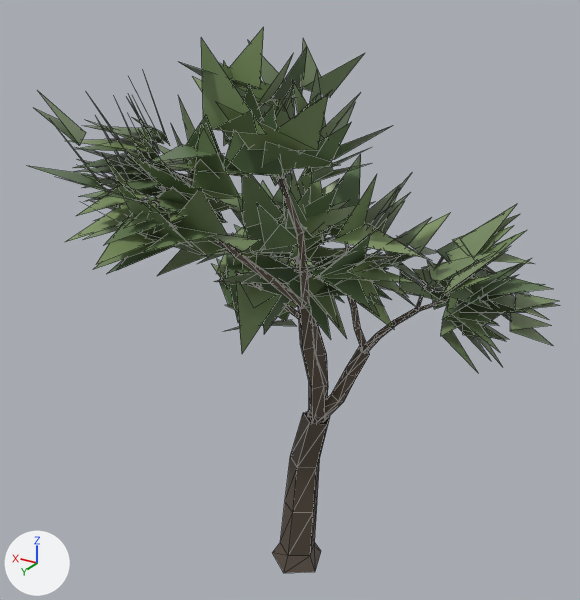
The glTF model godot/assets/models/tree_round_b.glb: old version first, new version second.
The view is the same before and after, from a 50 mm camera at (-3.51, 6.01, 6.04) aimed at (0.05, 0.07, 3.07). Every picture has the same lights, and +X, +Y and +Z are marked at lower left. The picture after the commit comes second. Mesh edges are drawn as thin lines. Vertices at exactly the same position are counted once.

Names of what the first picture shows: 'tree_round_b'.
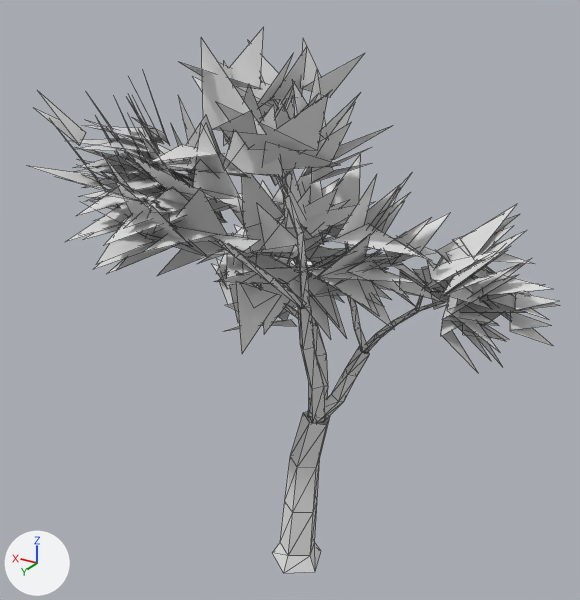
Boxes [x1, y1, x2, y2] around the edits, measured in the pictures (580 x 600 px):
part 1 of me_tree_round_b, recoloured
    both: [29, 47, 554, 573]
part 2 of me_tree_round_b, recoloured (green to white)
    both: [34, 27, 559, 371]

Diff of the bpy script that builds the scene:
```diff
--- a/godot/assets/models/tree_round_b.glb.py
+++ b/godot/assets/models/tree_round_b.glb.py
@@ me_tree_round_b @@
 me_tree_round_b.from_pydata(...)  # 1399 vertices, 806 faces; spans x -2.2..2.12, y -1.77..2.08, z -0.01..5.54
 # used by ob_tree_round_b; location = (0.0, 0.0, 0.0)
+# me_tree_round_b part 1: 495 faces centred in x -1.75..1.38, y -1.18..1.77, z 0.04..5.04 are repainted in the vertex colours; the middle colour goes from brown #6e6656 to white #ffffff
+# me_tree_round_b part 2: 311 faces centred in x -1.96..1.71, y -1.41..1.72, z 2.33..5.23 are repainted in the vertex colours; the middle colour goes from green #849d6b to white #ffffff
 me_tree_round_b.materials.append(mat_bark)
```
